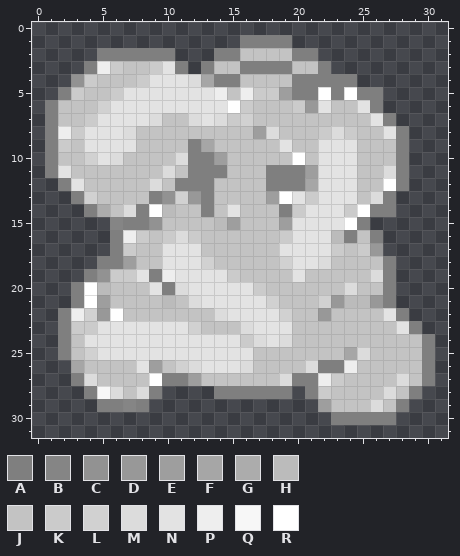
Pixel-art sprite, stored at www/images/Fumee1.png. The picture above is the old version.
The file is 32x32 pixels. Colours within 5 levels of each other are drawn and written as one.
Palette (. is transparent): A #7f7f7f  B #858585  C #929292  D #989898  E #9e9e9e  F #a6a6a6  G #acacac  H #bbbbbb  J #c3c3c3  K #cbcbcb  L #d1d1d1  M #dcdcdc  N #e3e3e3  P #eeeeee  Q #f7f7f7  R #ffffff
Pixels before, first column x 1:
 1 ...............AAAA...........
 2 ....AAAAAA...AAJJJJAA.........
 3 ...APKJJKNA.AJJAAAAJJA........
 4 ..CKJJJKNNNMFAAJJJJAAAAA......
 5 .AKJJKNNNNNNNPJPKKEAARARAA....
 6 AJJJLNNNNNNNNNRKJJJKDNJJNA....
 7 AJJKNNNNMJJMNMKLJJJJJJJJJNA...
 8 APKNNNMJJJJJJJJJEMJJJKMKJJNA..
 9 AKJNNNNJJJJAFJJJJJNJJNNNJJJA..
10 AJJLNMJJJJMAAEJJJJJRJNNNJJJA..
11 ANJJJJJJJMJAAAJJJAAAENNNJJMA..
12 .ANJJJJJMJAAAJJJJAAAFNNNJJRA..
13 ..ALJJJJACLDAJJJJERNKNNNJMA...
14 ...AGJMARHJJAJNJJJAKNNNKRAA...
15 .....BAACJJJJHEJJJENNNNRA.....
16 .....APKJKMKJJJJJJKNNNHAJA....
17 .....AKJJNNNJJJJJJNNNNKJKD....
18 ....AAEJJNNNLJJJJJLNNMJJJJA...
19 ...ACKKNAPNNNNKJJJJNJJJJJMA...
20 ..ARHJJJNAMNNNNNKJJJJJJMJJA...
21 ..AREJJJJHJMNNNNNLJJJLDHHDA...
22 .APLDRJJJJJJJMNNNNLJJDJJJJNA..
23 .AKKNNNNNNNLJJJMNNNJJJJJJJJNA.
24 .AJNNNNNNNNNNNNKMNMJJJJJJJJJJA
25 .AJLNNNNNNNNNNNNJJJJJJJFMJJJJA
26 ..FJJJJNEJLMNNNMJJJJMAAPJJJJJA
27 ..AMJJJJRAAEJJJJJJMAAPKJJJJMJA
28 ...AQMJMA....AAAAAA.AKJJJJMJA.
29 ....AABA.............EJJJMJA..
30 ......................AAAAA...
Now the later version:
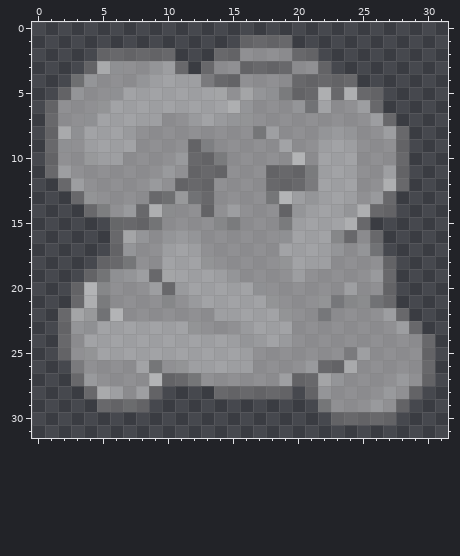
The edit:
colour A: #7f7f7f -> #7f7f7f96
colour B: #858585 -> #85858596
colour C: #929292 -> #92929296
colour D: #989898 -> #98989896
colour E: #9e9e9e -> #9e9e9e96
colour F: #a6a6a6 -> #a6a6a696
colour G: #acacac -> #acacac96
colour H: #bbbbbb -> #bbbbbb96
colour J: #c3c3c3 -> #c3c3c396
colour K: #cbcbcb -> #cbcbcb96
colour L: #d1d1d1 -> #d1d1d196
colour M: #dcdcdc -> #dcdcdc96
colour N: #e3e3e3 -> #e3e3e396
colour P: #eeeeee -> #eeeeee96
colour Q: #f7f7f7 -> #f7f7f796
colour R: #ffffff -> #ffffff96
Pixel boxes of the changes (left, top, right, bottom) in both pictures:
changed: (45, 35, 435, 425)
